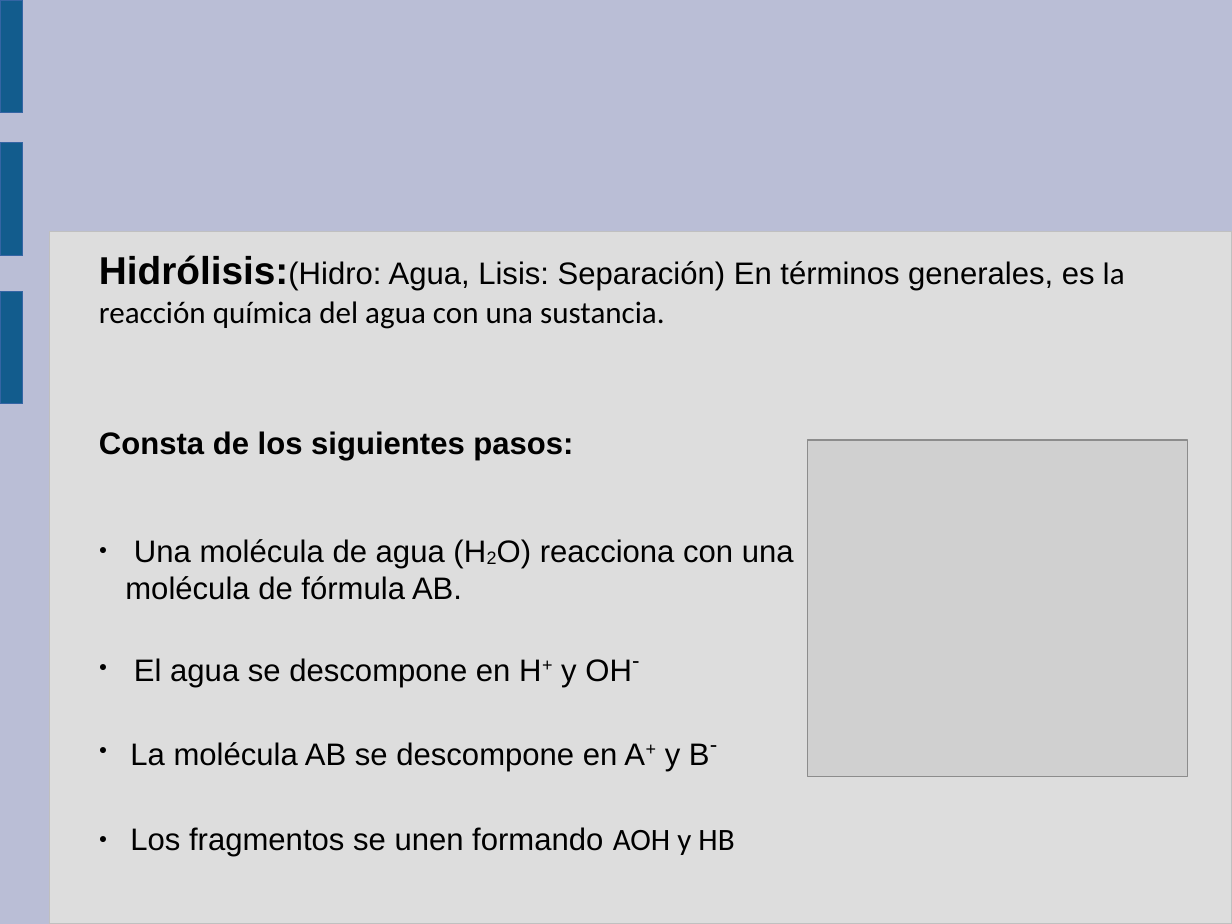
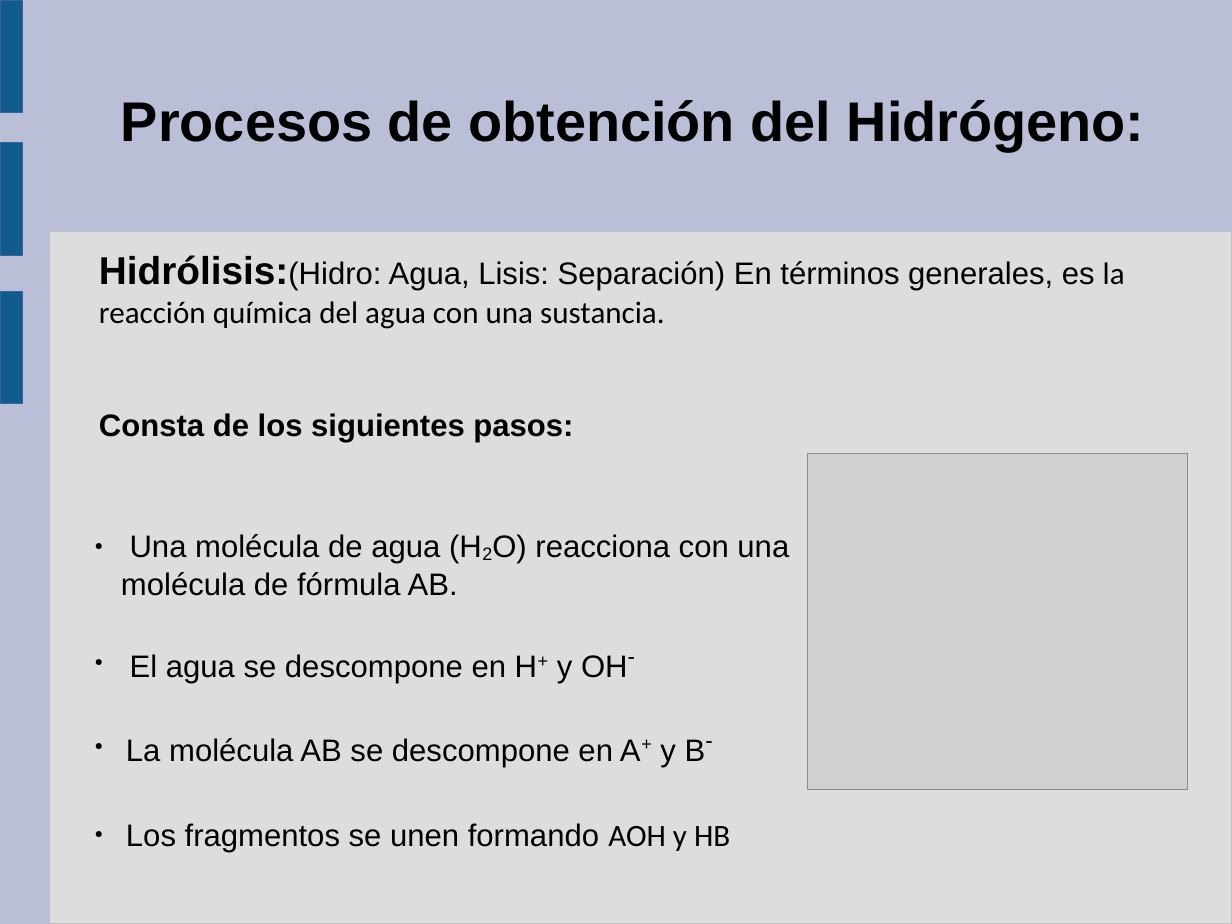
Before and after one commit to guanucoluis/proyecto5r1, a slide deck: slide 5 of Catedras/Tecnologia/Diapositiva de Gonzalo.odp. Drawn at 1232x924 pixels with LibreOffice and Linux fonts; fonts in the diff are those of the drawing; grey boxes stand for pictures. Boxes give left, top, right and bottom in pixels: in the first picture for what was removed or moved away, otherwise in the second. Text is boxed around its words. In the diff, an @@ line names an element or a change of style, - is before the commit and + after.

```diff
--- a/Catedras/Tecnologia/Diapositiva de Gonzalo.odp
+++ b/Catedras/Tecnologia/Diapositiva de Gonzalo.odp
@@ text added at (121,100,1145,151), 36 pt, text #000000, bold @@
+Procesos de obtención del Hidrógeno:
@@ text "Consta de los siguientes pasos:": place and size @@
-text "Consta de los siguientes pasos:" at (99,431,573,460)
+text "Consta de los siguientes pasos:" at (99,413,573,443)
@@ picture: place and size @@
-picture at (807,440,1188,777)
+picture at (807,454,1188,790)
@@ text "Una molécula de agua (H2O) ...": place and size @@
-text "Una molécula de agua (H2O) ..." at (125,539,794,857)
+text "Una molécula de agua (H2O) ..." at (121,534,789,852)
```
Also in this commit, not shown: 3 other slides changed, 6 slides added, 5 slides removed.
